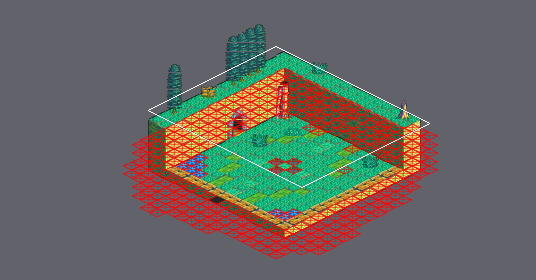
A Tiled map gets an edit: Final_Fantasy_Mystery_World/Game/assets/maps/Tutorial_Attack2.tmx. Above: a wide view before the commit, with the close-up outlined.
Close-up. Before the commit:
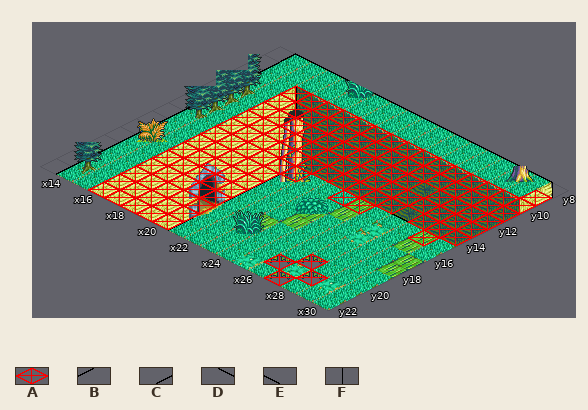
Cells are 32x16 px. Isometric: x runs down to the right, y down to the left. Shown: x 13..30, y 8..22. The commit also changed other parts of the map, which this record leaves out.
Key: from "tutorial_tileset": A 4, B 168, C 168 turned 180, D 169, E 169 turned 180, F 198.
_ is an empty cell.
Layers that did not change in this view are not listed.
Layer "Shadow" before, first column x 13:
 8 CDDDDDDDDDDDDDDDDF
 9 _B________________
10 _B_F______________
11 _B__F_____________
12 _B___F____________
13 _B____F___________
14 _B_____FEEEEEEEEEE
15 _B______B_________
16 _B______B_________
17 _B______B_________
18 _B______B_________
19 _B______B_________
20 _B______B_________
21 _B______B_________
22 _B______B_________
Layer "Collider" before, first column x 13:
 8 __________________
 9 _________________A
10 ___AAAAAAAAAAAAAAA
11 ___AAAAAAAAAAAAAAA
12 ___AAAAAAAAAA_AAAA
13 ___AAAAAAAAAAAAAAA
14 ___AAAAAAAAAAA_AAA
15 ___AAAAAA__AA___A_
16 ___AAAAA__________
17 ___AAAAA__________
18 ___AAAAA__________
19 ___AAAAA__________
20 ___AAAAA______A___
21 ___AAAAA_____A_A__
22 ___AAAAA______A___
After the commit:
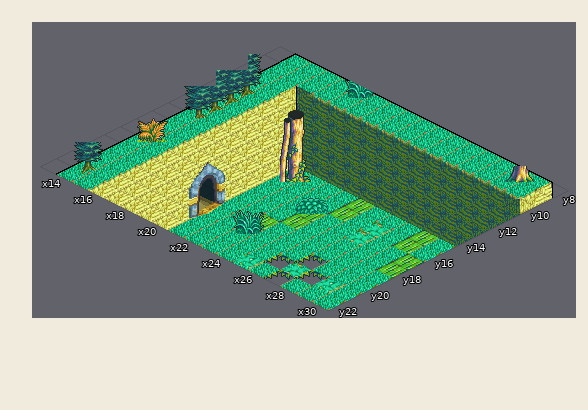
Commit: Shadow removed parcially
Change:
{"where": "layer \"Shadow\""}
{"y":14,"x":20,"old":"FEEEEEEEEEE","new":"___________"}
{"y":15,"x":21,"old":"B","new":"_"}
{"y":16,"x":21,"old":"B","new":"_"}
{"y":17,"x":21,"old":"B","new":"_"}
{"y":18,"x":21,"old":"B","new":"_"}
{"y":19,"x":21,"old":"B","new":"_"}
{"y":20,"x":21,"old":"B","new":"_"}
{"y":21,"x":21,"old":"B","new":"_"}
{"y":22,"x":21,"old":"B","new":"_"}
{"where": "layer \"Collider\" (now hidden)"}
{"y":9,"x":30,"old":"A","new":"_"}
{"y":10,"x":16,"old":"AAAAAAAAAAAAAAA","new":"_______________"}
{"y":11,"x":16,"old":"AAAAAAAAAAAAAAA","new":"_______________"}
{"y":12,"x":16,"old":"AAAAAAAAAA","new":"__________"}
{"y":12,"x":27,"old":"AAAA","new":"____"}
{"y":13,"x":16,"old":"AAAAAAAAAAAAAAA","new":"_______________"}
{"y":14,"x":16,"old":"AAAAAAAAAAA","new":"___________"}
{"y":14,"x":28,"old":"AAA","new":"___"}
{"y":15,"x":16,"old":"AAAAAA","new":"______"}
{"y":15,"x":24,"old":"AA","new":"__"}
{"y":15,"x":29,"old":"A","new":"_"}
{"y":16,"x":16,"old":"AAAAA","new":"_____"}
{"y":17,"x":16,"old":"AAAAA","new":"_____"}
{"y":18,"x":16,"old":"AAAAA","new":"_____"}
{"y":19,"x":16,"old":"AAAAA","new":"_____"}
{"y":20,"x":16,"old":"AAAAA","new":"_____"}
{"y":20,"x":27,"old":"A","new":"_"}
{"y":21,"x":16,"old":"AAAAA","new":"_____"}
{"y":21,"x":26,"old":"A","new":"_"}
{"y":21,"x":28,"old":"A","new":"_"}
{"y":22,"x":16,"old":"AAAAA","new":"_____"}
{"y":22,"x":27,"old":"A","new":"_"}
{"label":"removed","picture_box":[88,86,552,246]}
{"label":"removed","picture_box":[264,254,328,286]}
